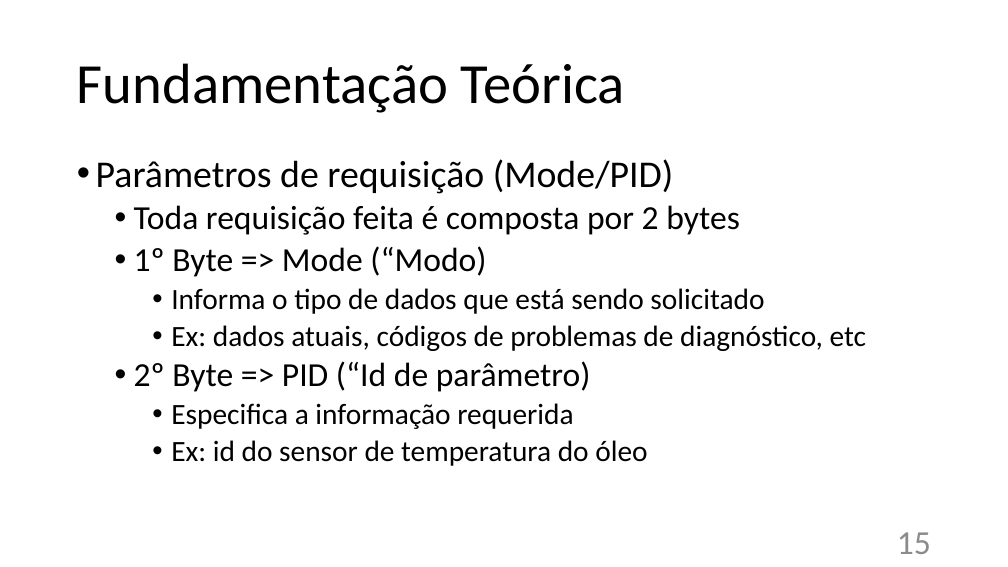
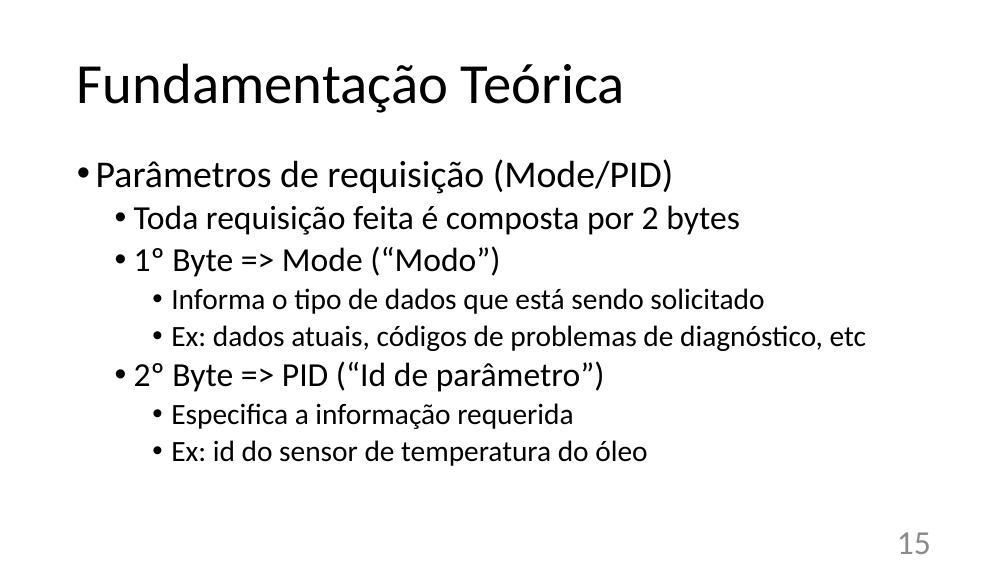
Before and after one commit to ruanlas/TADS2015, a slide deck: slide 15 of TCC-documentos/Apresentacao/TCC_v3.pptx. Drawn at 1008x567 pixels with LibreOffice and Linux fonts; fonts in the diff are those of the drawing. Boxes give left, top, right and bottom in pixels: in the first picture for what was removed or moved away, otherwise in the second. Text is boxed around its words. In the diff, an @@ line names an element or a change of style, - is before the commit and + after.

```diff
--- a/TCC-documentos/Apresentacao/TCC_v3.pptx
+++ b/TCC-documentos/Apresentacao/TCC_v3.pptx
@@ text at box(134, 246, 500, 277): text changed @@
-  • 1º Byte => Mode (“Modo)
+  • 1º Byte => Mode (“Modo”)
@@ text at box(134, 361, 605, 392): text changed @@
-  • 2º Byte => PID (“Id de parâmetro)
+  • 2º Byte => PID (“Id de parâmetro”)
```
Also in this commit, not shown: 2 other slides changed, 33 other files.
